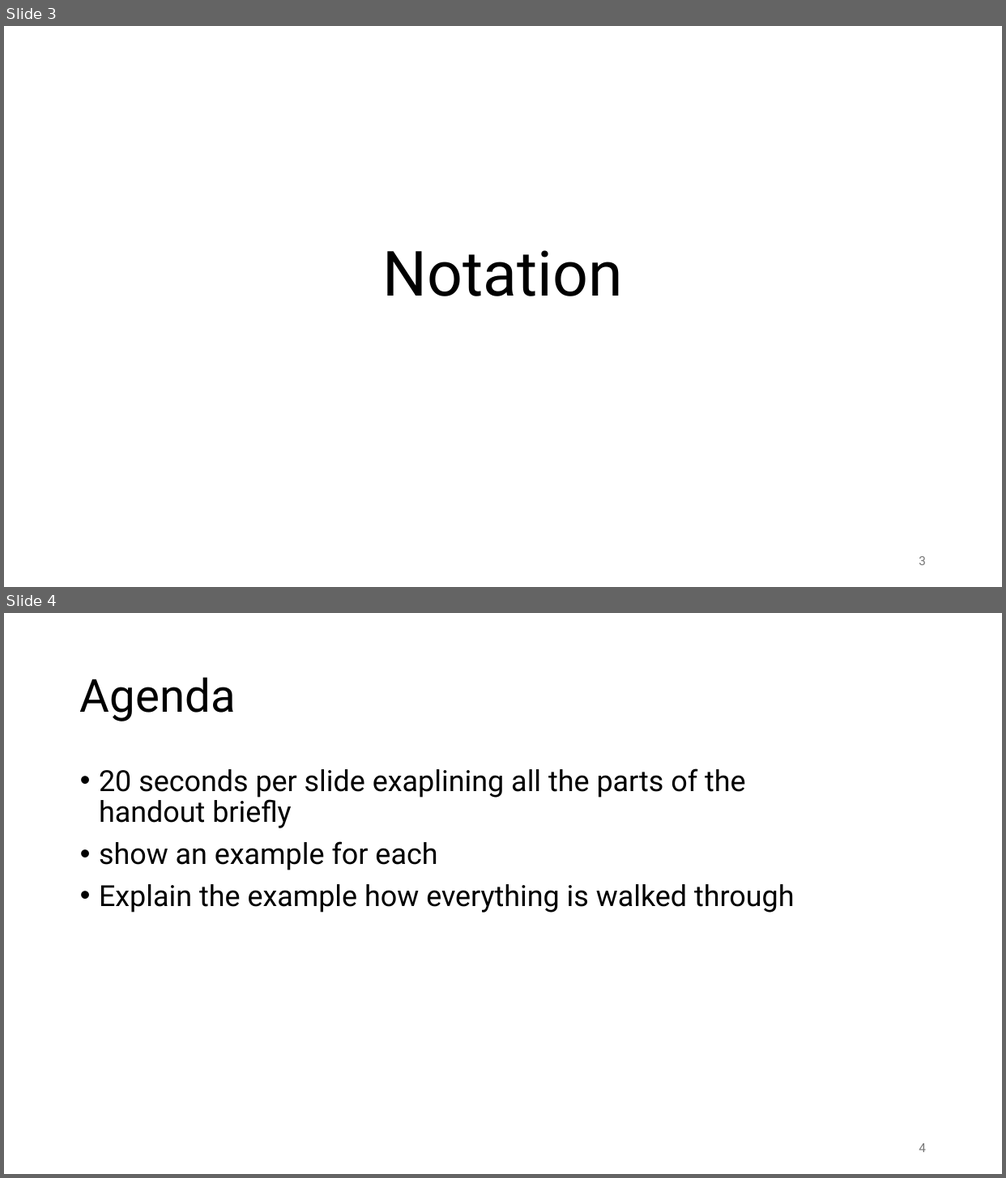
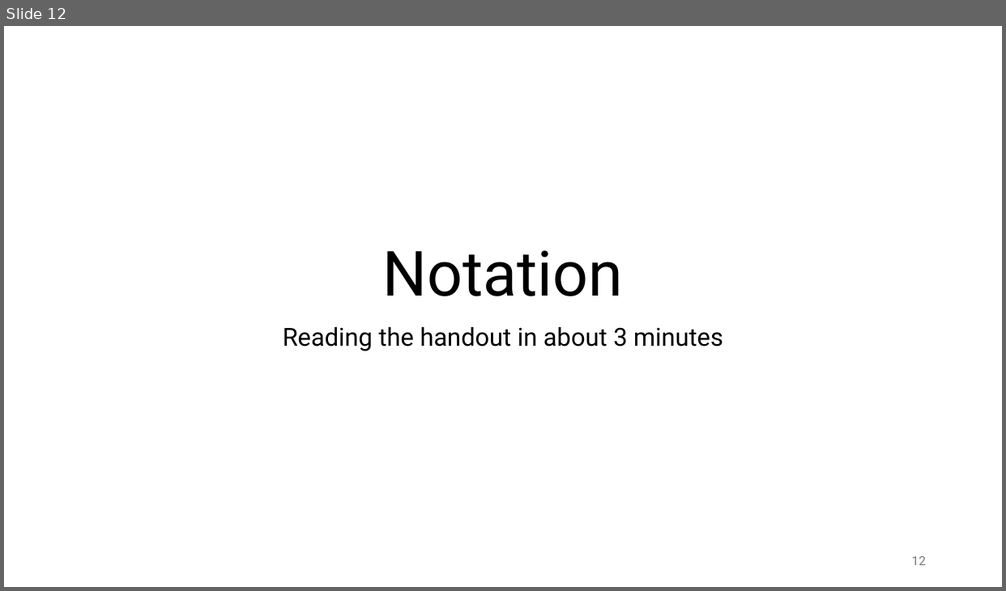
Before and after one commit to FontysVenlo/esd-2026-workshop-g03, a slide deck: BPMN Workshop.pptx. Shown one above the other, each under a label of ours: slides 3 and 4 before the commit, slide 12 after it. The pictures are 1006x1178 and 1006x591 pixels, drawn with LibreOffice and Linux fonts; fonts in the diff are those of the drawing. Boxes give left, top, right and bottom in pixels: in the first picture for what was removed or moved away, otherwise in the second. Text is boxed around its words. In the diff, an @@ line names an element or a change of style, - is before the commit and + after.

```diff
--- a/BPMN Workshop.pptx
+++ b/BPMN Workshop.pptx
@@ slide 4 removed at [4, 613, 1002, 1174], background #FFFFFF @@
@@ title removed at [80, 677, 236, 722] @@
-Agenda
@@ text removed at [99, 769, 795, 913] @@
-• 20 seconds per slide exaplining all the parts of the handout briefly
-• show an example for each
-• Explain the example how everything is walked through
@@ page number removed at [918, 1144, 926, 1152] @@
-4
@@ what was slide 3 is now slide 12 @@
@@ slide 12 changed as well @@
@@ subtitle added at [283, 327, 723, 352], 24 pt, text #000000 @@
+Reading the handout in about 3 minutes
@@ page number at [912, 557, 926, 565]: text changed @@
-3
+12
```
Also in this commit, not shown: 7 other slides changed, 34 slides added, 16 other slides removed, 12 other files.
